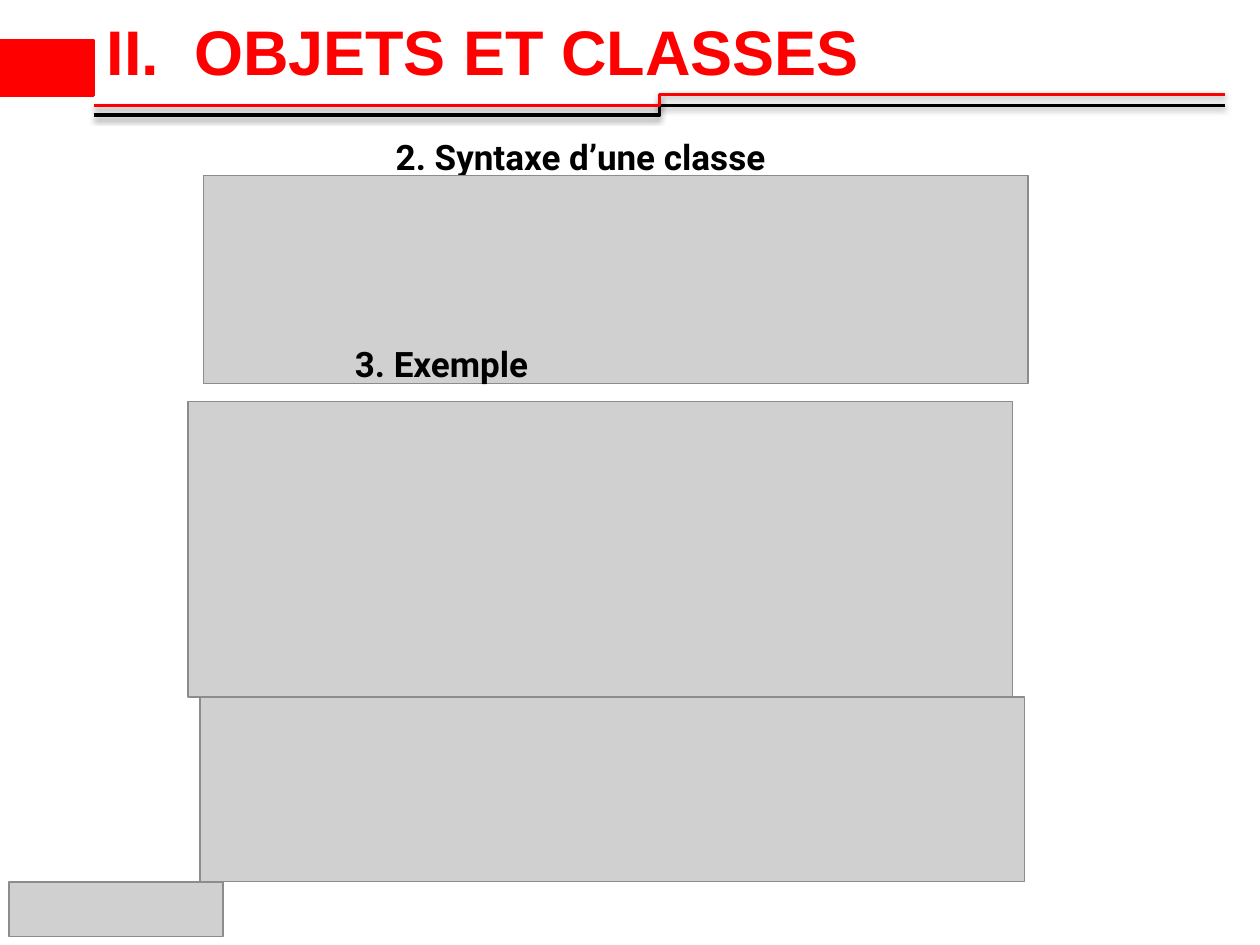
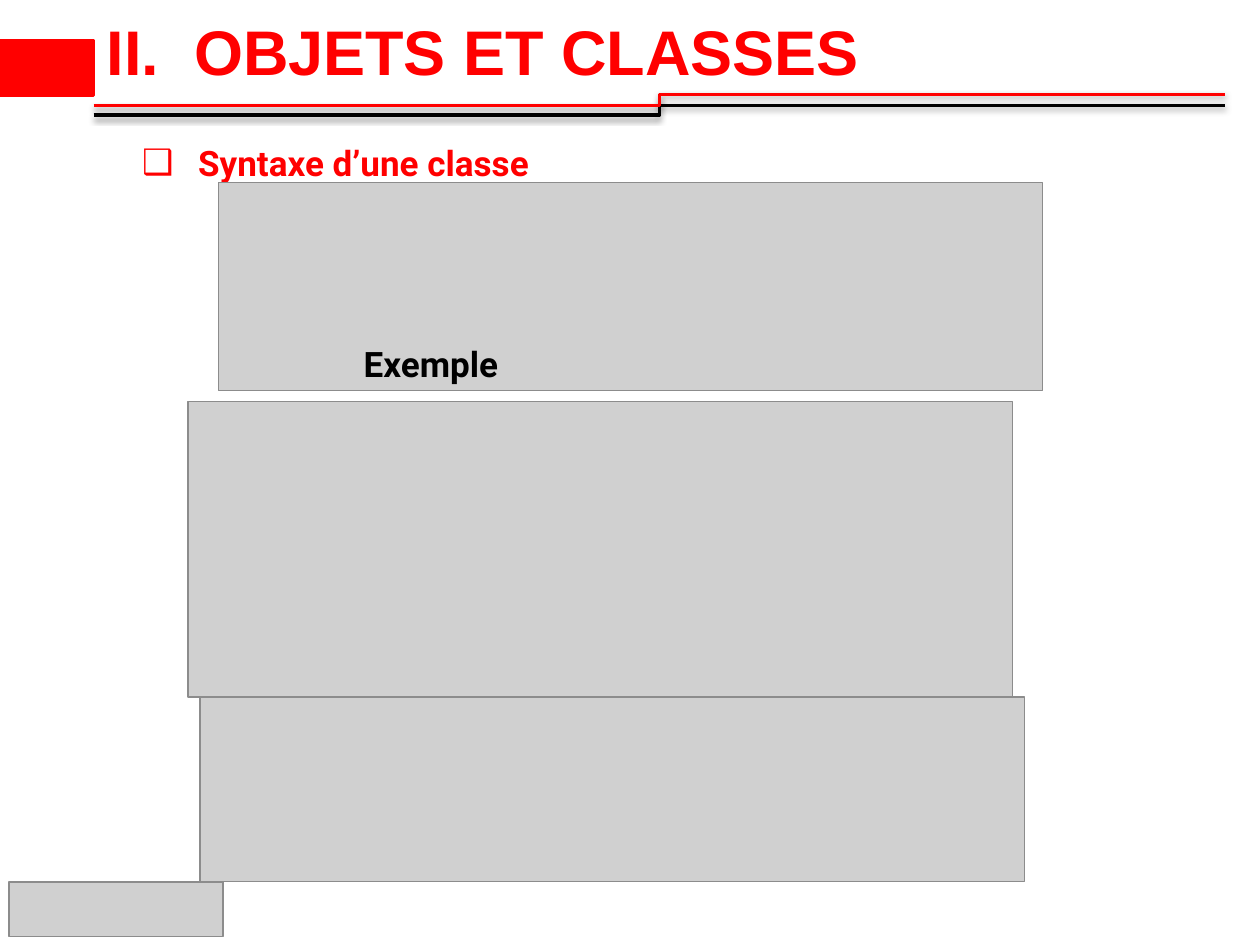
Before and after one commit to 2losky/Poo_Java, a slide deck: slide 18 of java-oop dernier 10.pptx. Drawn at 1260x945 pixels with LibreOffice and Linux fonts; fonts in the diff are those of the drawing; grey boxes stand for pictures; background and template pictures are left out. Boxes give left, top, right and bottom in pixels: in the first picture for what was removed or moved away, otherwise in the second. Text is boxed around its words. In the diff, an @@ line names an element or a change of style, - is before the commit and + after.

```diff
--- a/java-oop dernier 10.pptx
+++ b/java-oop dernier 10.pptx
@@ text at bbox=[198, 149, 528, 184]: text changed; text colour #000000 to #FF0000 @@
-2. Syntaxe d’une classe
+❑ Syntaxe d’une classe
@@ picture: place and size @@
-picture at bbox=[204, 175, 1028, 383]
+picture at bbox=[218, 183, 1042, 391]
@@ text at bbox=[364, 350, 498, 384]: text changed @@
-3. Exemple
+Exemple
```
Also in this commit, not shown: 9 other slides changed, 4 slides added.
